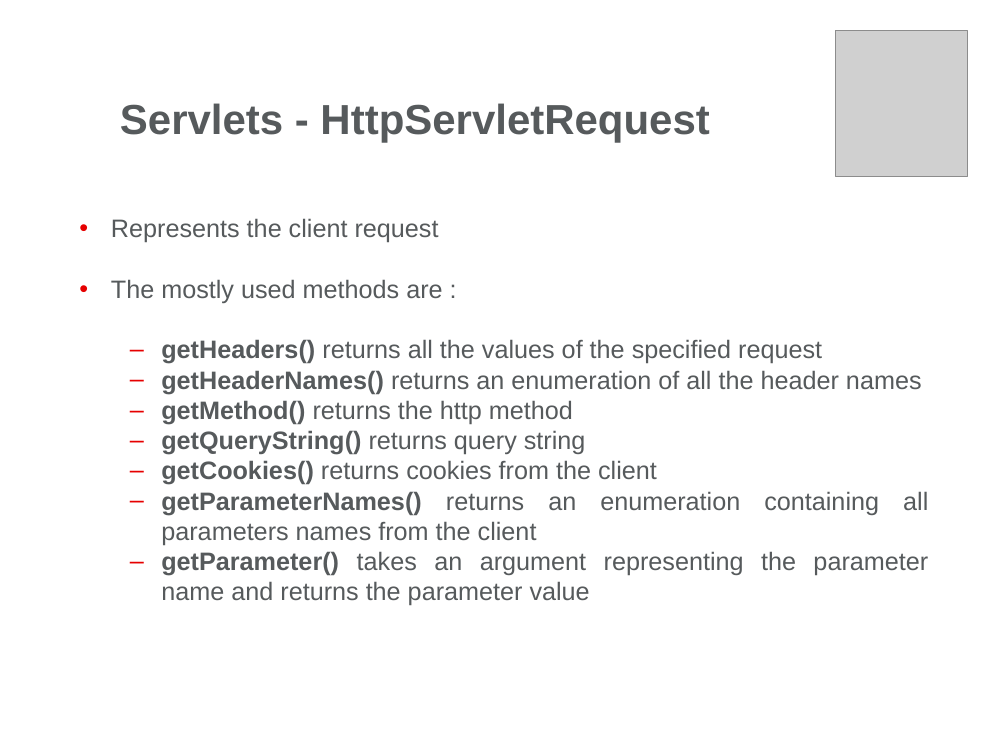
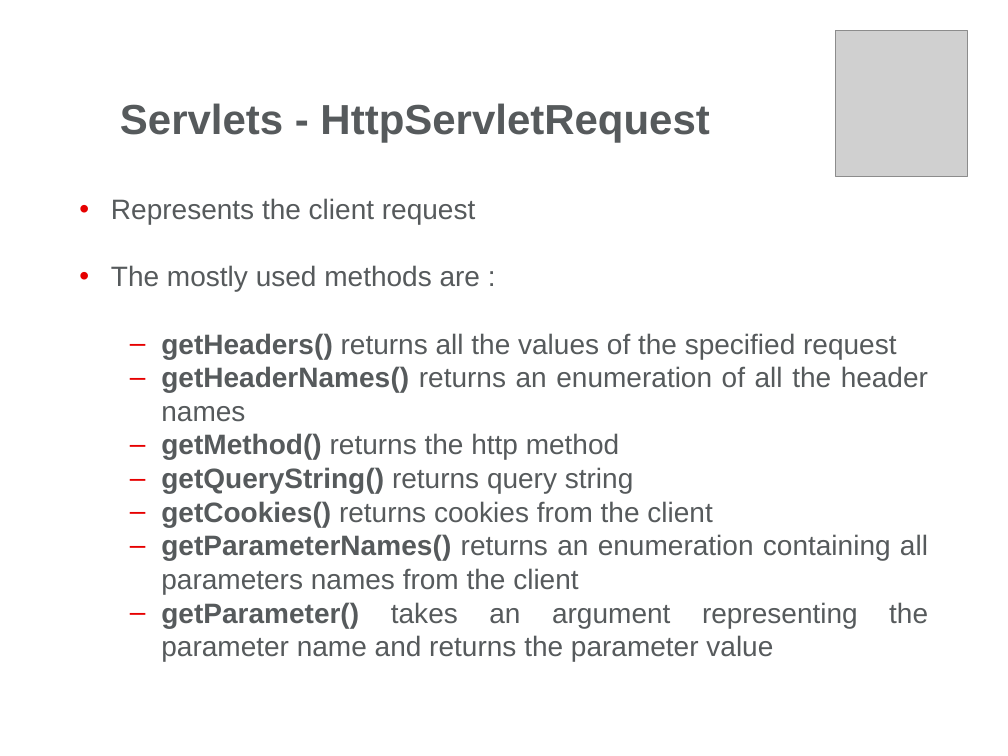
Before and after one commit to milanblank/JavaDocs, a slide deck: slide 39 of Servlets/Day1/Docs/Web Presentation-Part1.pptx. Drawn at 1008x756 pixels with LibreOffice and Linux fonts; fonts in the diff are those of the drawing; grey boxes stand for pictures; background and template pictures are left out. Boxes give left, top, right and bottom in pixels: in the first picture for what was removed or moved away, otherwise in the second. Text is boxed around its words. In the diff, an @@ line names an element or a change of style, - is before the commit and + after.

```diff
--- a/Servlets/Day1/Docs/Web Presentation-Part1.pptx
+++ b/Servlets/Day1/Docs/Web Presentation-Part1.pptx
@@ text "Represents the client request": place and size @@
-text "Represents the client request" at box(111, 218, 928, 605)
+text "Represents the client request" at box(111, 198, 928, 661)
@@ text "Represents the client request" at box(111, 198, 928, 661): size 18 to 20 pt @@
```
Also in this commit, not shown: 15 other slides changed, 17 other files.
